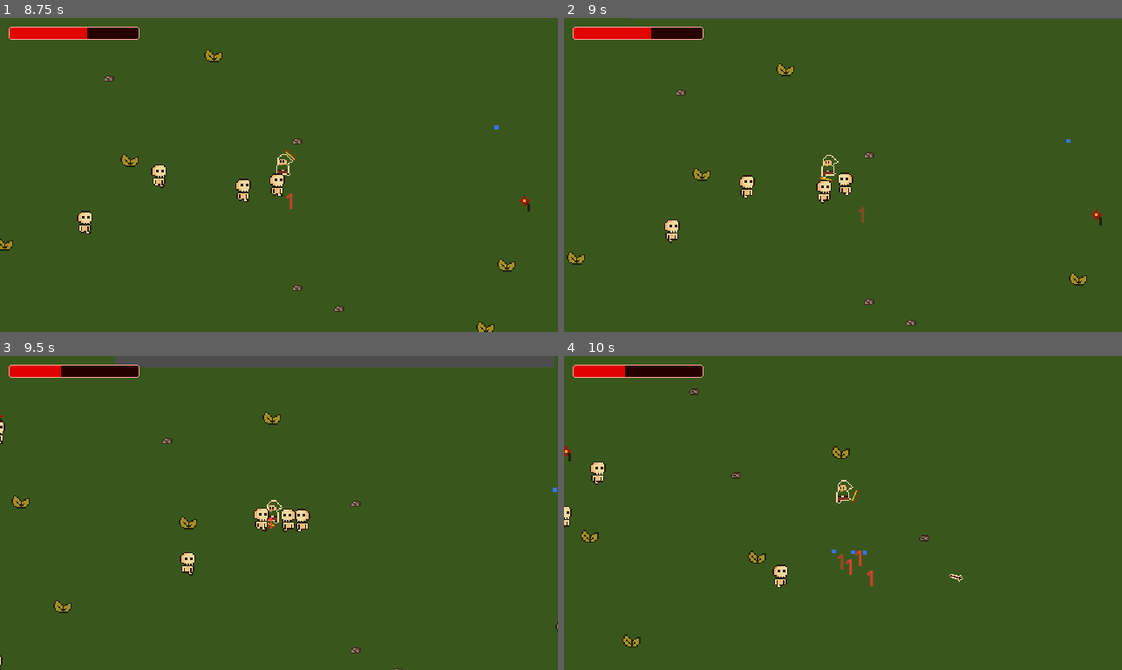
Above: before the commit, frames 1-4 (two rows, left to right).
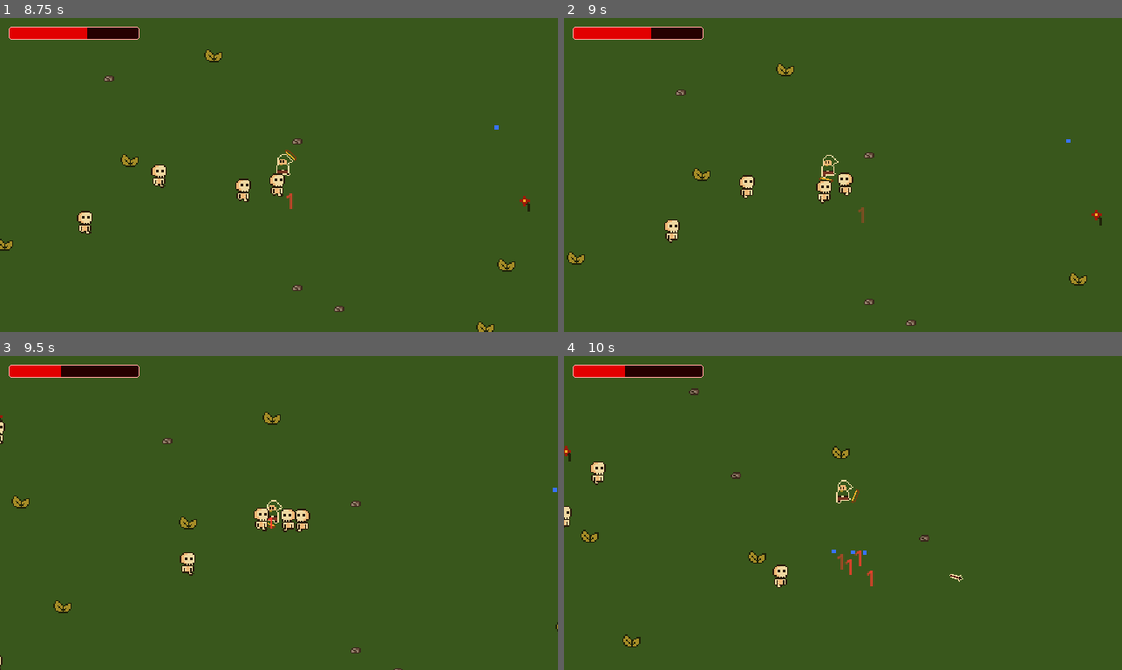
Above: after the commit, the same moments.

Repository: danilomacb/RAMter
Game: Godot game, scene res://Scenes/Game.tscn
Same seed, same stepped clock (60 frames per second), same inputs: the game is played once before the commit and once after it.
Inputs (mouse positions are in pixels of both pictures, inside the frame that each line leads up to):
- Up to frame 1 (8.75 s): tap Enter at 0.5 s; move the mouse to (401, 159) at 0.52 s; press the mouse at (401, 159) at 0.53 s; hold Right (MoveRight) 0.53-1.28 s; move the mouse to (167, 190) at 1.27 s; release the mouse at (167, 190) at 1.28 s; hold Down (MoveDown) 1.28-2.03 s; click (167, 190) at 1.35 s; move the mouse to (334, 105) at 2.02 s; press the mouse at (334, 105) at 2.03 s; hold Right (MoveRight) 2.03-2.78 s; move the mouse to (251, 237) at 2.77 s; release the mouse at (251, 237) at 2.78 s; hold Up (MoveUp) 2.78-3.53 s; click (251, 237) at 2.85 s; move the mouse to (446, 222) at 3.52 s; press the mouse at (446, 222) at 3.53 s; hold Left (MoveLeft) 3.53-5.03 s; move the mouse to (111, 127) at 4.27 s; release the mouse at (111, 127) at 4.28 s; click (111, 127) at 4.35 s; move the mouse to (306, 175) at 5.02 s; press the mouse at (306, 175) at 5.03 s; hold Down (MoveDown) 5.03-5.78 s; move the mouse to (195, 96) at 5.77 s; release the mouse at (195, 96) at 5.78 s; hold Right (MoveRight) 5.78-6.53 s; click (195, 96) at 5.85 s; move the mouse to (401, 159) at 6.52 s; press the mouse at (401, 159) at 6.53 s; hold Up (MoveUp) 6.53-7.28 s; move the mouse to (167, 190) at 7.27 s; release the mouse at (167, 190) at 7.28 s; hold Right (MoveRight) 7.28-8.03 s; click (167, 190) at 7.35 s; move the mouse to (334, 105) at 8.02 s; press the mouse at (334, 105) at 8.03 s; hold Down (MoveDown) from 8.03 s (still down)
- Up to frame 2 (9 s): move the mouse to (815, 237) at 8.77 s; release Down (MoveDown) at 8.78 s; release the mouse at (815, 237) at 8.78 s; hold Left (MoveLeft) from 8.78 s (still down); click (815, 237) at 8.85 s
- Up to frame 3 (9.5 s): keep holding Left (MoveLeft)
- Up to frame 4 (10 s): move the mouse to (1010, 560) at 9.52 s; release Left (MoveLeft) at 9.53 s; press the mouse at (1010, 560) at 9.53 s; hold Up (MoveUp) from 9.53 s (still down)

Frame 1 is identical in both runs. In frame 2, 0.2% of the frame differs, in the area x 11-100%, y 0-1%; in frame 3, 2.8%, in the area x 20-100%, y 0-4%; in frame 4, nothing differs.

Commit message:
bg color changed

Diff:
--- a/project.godot
+++ b/project.godot
@@ -65,3 +65,4 @@
 
 textures/canvas_textures/default_texture_filter=0
 textures/lossless_compression/force_png=true
+environment/defaults/default_clear_color=Color(0.223529, 0.341176, 0.109804, 1)
